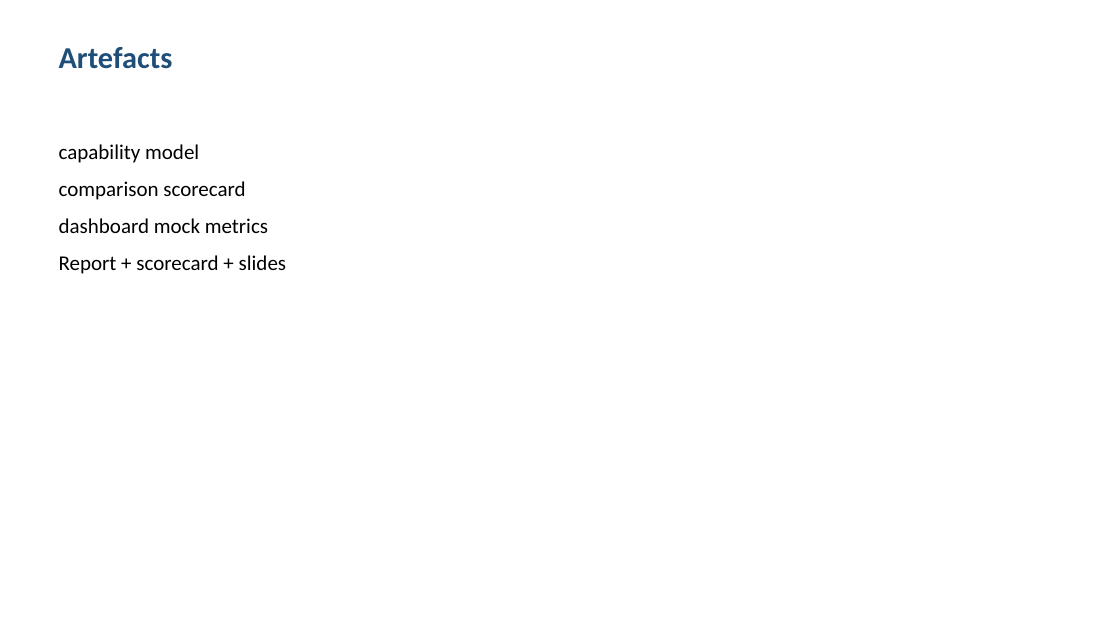
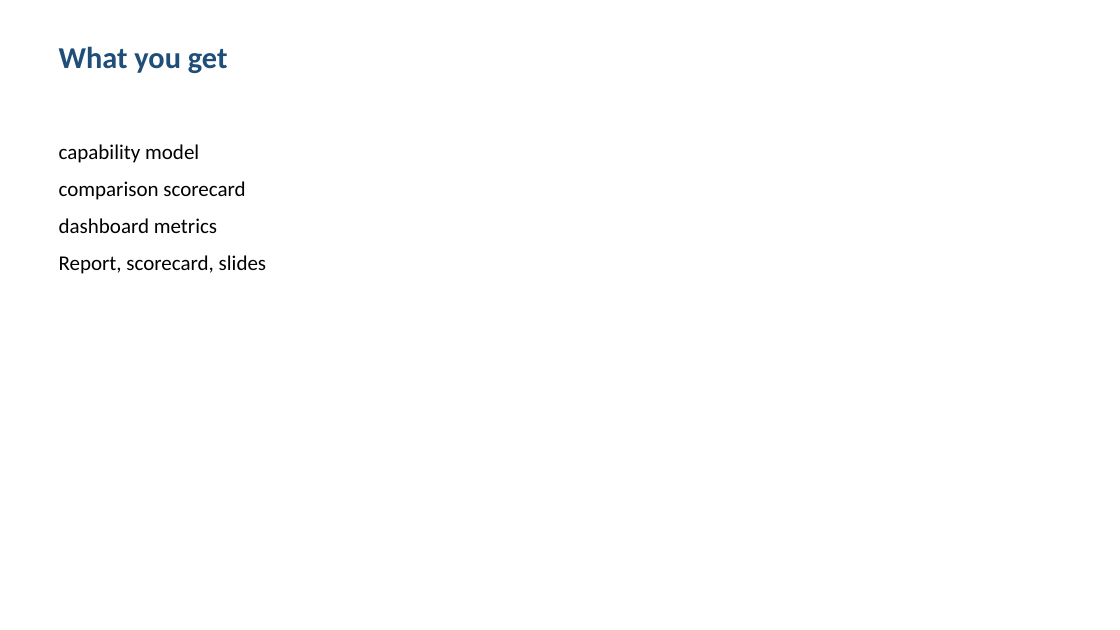
Before and after one commit to shohrabniaz/wazuh-vs-mdr-for-smes, a slide deck: slide 3 of Final_Submission/02_Presentation.pptx. Drawn at 1120x630 pixels with LibreOffice and Linux fonts; fonts in the diff are those of the drawing. Boxes give left, top, right and bottom in pixels: in the first picture for what was removed or moved away, otherwise in the second. Text is boxed around its words. In the diff, an @@ line names an element or a change of style, - is before the commit and + after.

```diff
--- a/Final_Submission/02_Presentation.pptx
+++ b/Final_Submission/02_Presentation.pptx
@@ text at (x1=59, y1=46, x2=228, y2=73): text changed @@
-Artefacts
+What you get
@@ text at (x1=59, y1=218, x2=266, y2=274): text changed @@
-dashboard mock metrics
-Report + scorecard + slides
+dashboard metrics
+Report, scorecard, slides
```
Also in this commit, not shown: 3 other slides changed, 12 other files.
